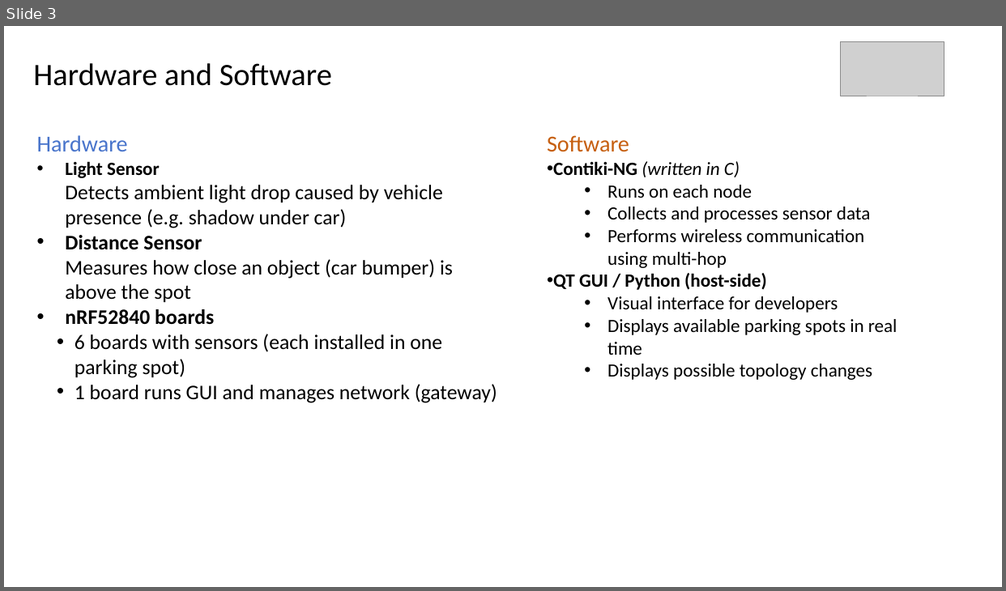
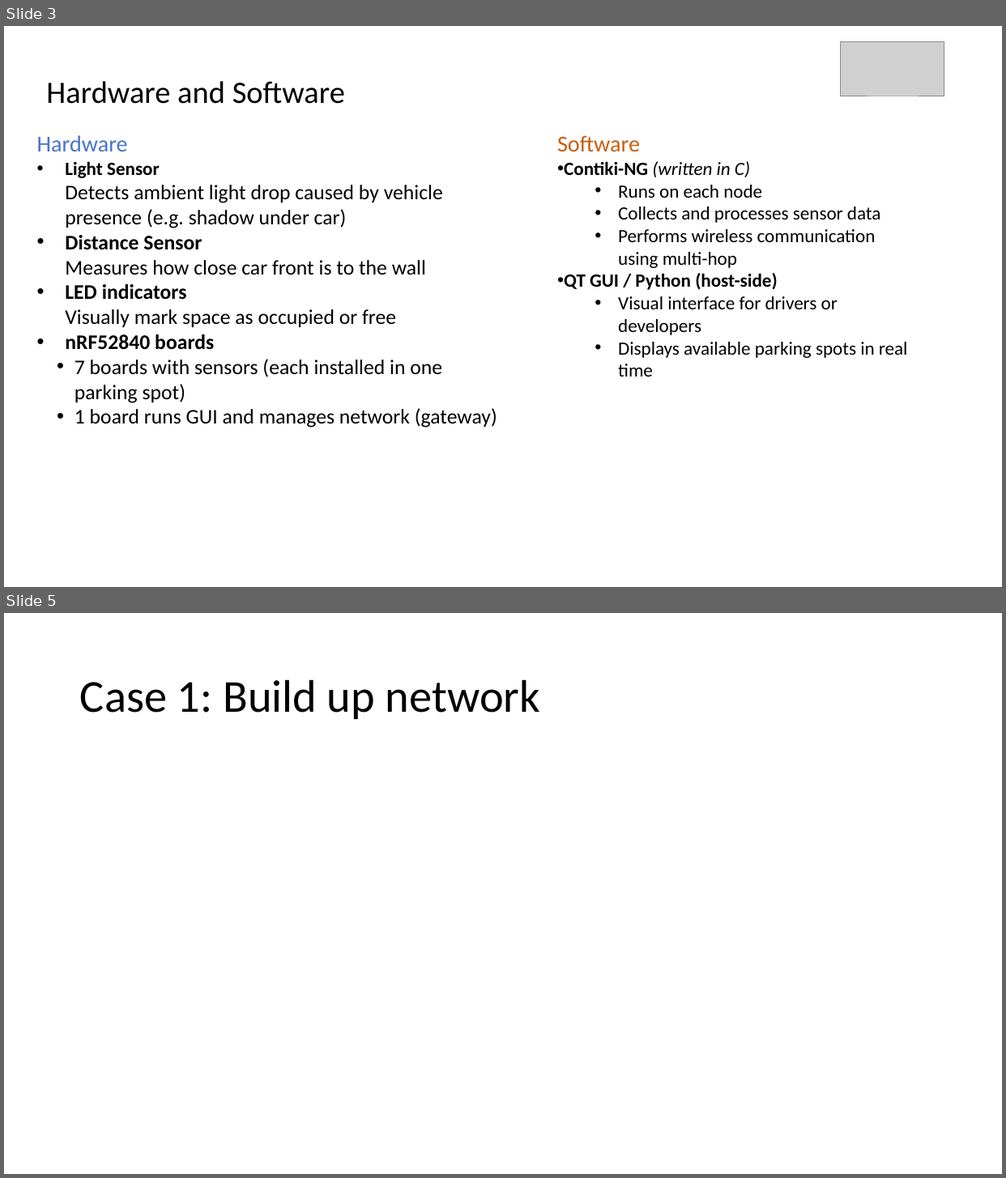
Before and after one commit to Codaxx/WSN_Lab_2025, a slide deck: wsnlab-ss25-final-group2.pptx. Shown one above the other, each under a label of ours: slide 3 before the commit, slides 3 and 5 after it; the slides between them are not shown. The pictures are 1006x591 and 1006x1178 pixels, drawn with LibreOffice and Linux fonts; fonts in the diff are those of the drawing; grey boxes stand for pictures. Boxes give left, top, right and bottom in pixels: in the first picture for what was removed or moved away, otherwise in the second. Text is boxed around its words. In the diff, an @@ line names an element or a change of style, - is before the commit and + after.

```diff
--- a/wsnlab-ss25-final-group2.pptx
+++ b/wsnlab-ss25-final-group2.pptx
@@ slide 5 added at (x1=4, y1=613, x2=1002, y2=1174), background #FFFFFF @@
@@ title added at (x1=80, y1=679, x2=540, y2=719), 44 pt, text #000000 @@
+Case 1: Build up network
@@ slide 3 changed as well @@
@@ text "Hardware and Software" moved from (x1=33, y1=63, x2=332, y2=86) to (x1=46, y1=81, x2=345, y2=104) @@
@@ text "Software" moved from (x1=547, y1=135, x2=897, y2=380) to (x1=557, y1=135, x2=908, y2=377) @@
@@ text at (x1=65, y1=235, x2=426, y2=327): text changed @@
-• Distance Sensor
-  Measures how close an object (car bumper) is above the spot
+• Distance Sensor
+  Measures how close car front is to the wall
+• LED indicators
+  Visually mark space as occupied or free
@@ text at (x1=618, y1=297, x2=837, y2=335): text changed @@
-  • Visual interface for developers
+  • Visual interface for drivers or developers
@@ text at (x1=74, y1=359, x2=442, y2=403): text changed @@
-  • 6 boards with sensors (each installed in one parking spot)
+  • 7 boards with sensors (each installed in one parking spot)
@@ text at (x1=607, y1=364, x2=872, y2=380): paragraph removed @@
-  • Displays possible topology changes
```
Also in this commit, not shown: 2 other slides changed, 3 other slides added, 3 slides removed, 1 other file.
